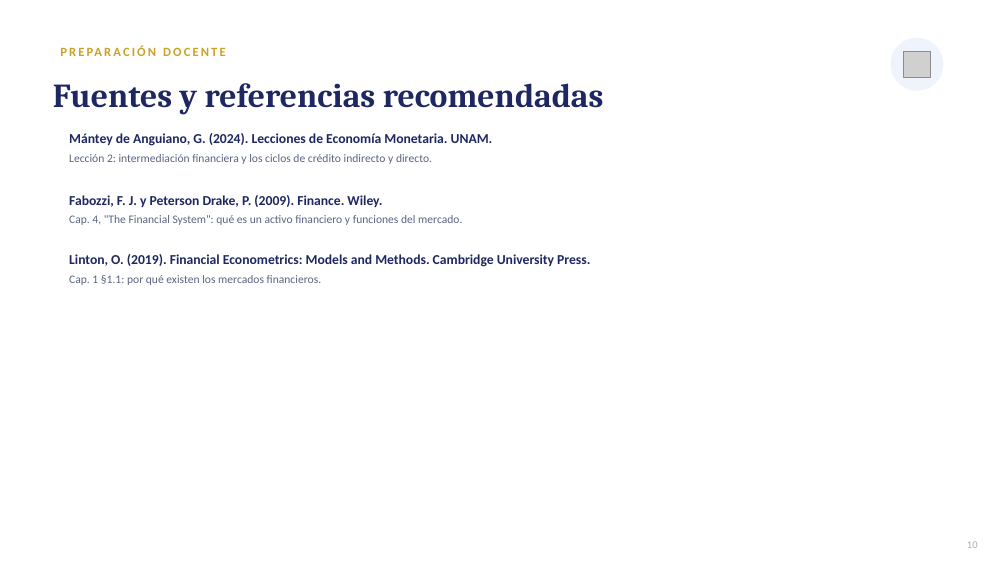
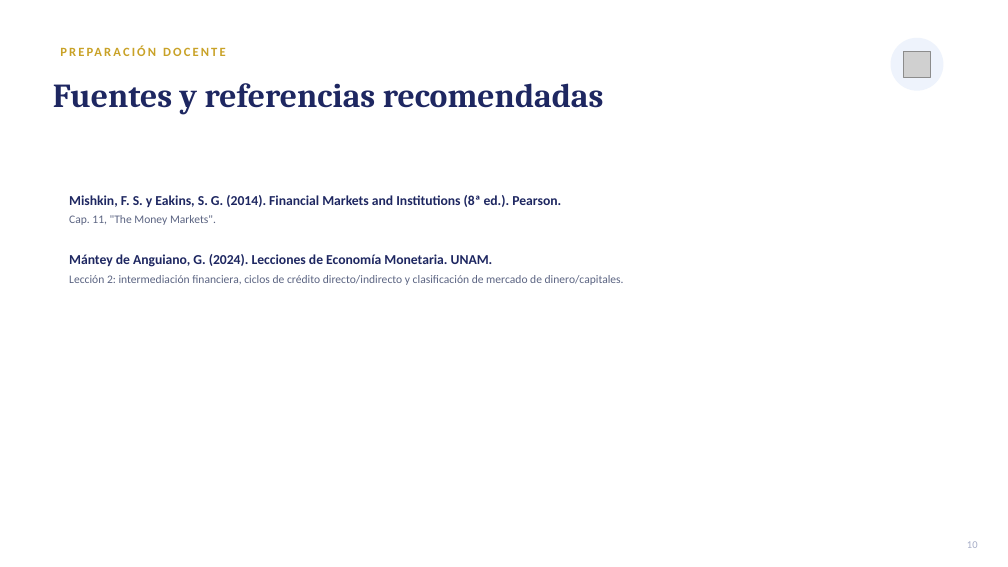
Before and after one commit to LoMarrujo/notes_mercados_dc, a slide deck: slide 11 of notas_unidades/unidad1/1_intermediacion_financiera.pptx. Drawn at 1008x567 pixels with LibreOffice and Linux fonts; fonts in the diff are those of the drawing; grey boxes stand for pictures. Boxes give left, top, right and bottom in pixels: in the first picture for what was removed or moved away, otherwise in the second. Text is boxed around its words. In the diff, an @@ line names an element or a change of style, - is before the commit and + after.

```diff
--- a/notas_unidades/unidad1/1_intermediacion_financiera.pptx
+++ b/notas_unidades/unidad1/1_intermediacion_financiera.pptx
@@ text removed at (69, 133, 493, 164) @@
-Mántey de Anguiano, G. (2024). Lecciones de Economía Monetaria. UNAM.
-Lección 2: intermediación financiera y los ciclos de crédito indirecto y directo.
@@ text at (69, 195, 561, 225): text changed; size 11 to 13 pt; text colour #5B6482 to #1E2761; bold on @@
-Fabozzi, F. J. y Peterson Drake, P. (2009). Finance. Wiley.
-Cap. 4, "The Financial System": qué es un activo financiero y funciones del mercado.
+Mishkin, F. S. y Eakins, S. G. (2014). Financial Markets and Institutions (8ª ed.). Pearson.
+Cap. 11, "The Money Markets".
@@ text at (69, 254, 624, 285): text changed; size 13 to 11 pt; text colour #1E2761 to #5B6482; bold off @@
-Linton, O. (2019). Financial Econometrics: Models and Methods. Cambridge University Press.
-Cap. 1 §1.1: por qué existen los mercados financieros.
+Mántey de Anguiano, G. (2024). Lecciones de Economía Monetaria. UNAM.
+Lección 2: intermediación financiera, ciclos de crédito directo/indirecto y clasificación de mercado de dinero/capitales.
```
Also in this commit, not shown: 8 other slides changed, 2 slides added, 2 slides removed, 3 other files.
